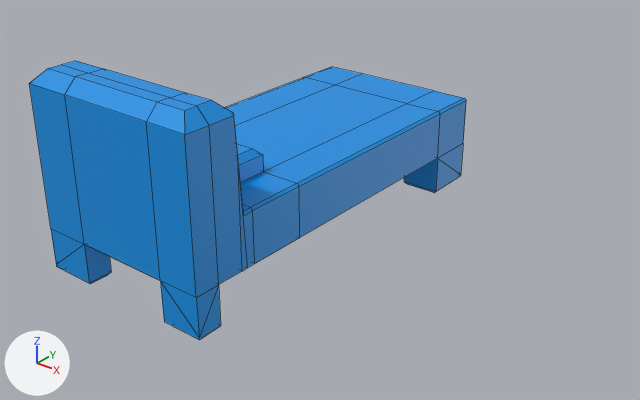
Two versions of the Blender file BlenderProject/allModels.blend, one commit apart.
Rendered twice from a 50 mm camera at (5.78, -7.69, 3.39) aimed at (0.88, -1.57, -0.41). Arrows for +X, +Y and +Z are at lower left; the lights stay in place. Mesh edges are drawn as thin lines.

Objects in the first picture: 'bed'.
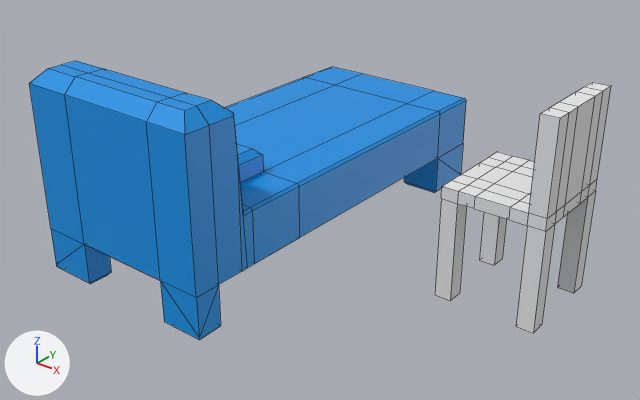
Where the change shows, as pixel boxes (x1, y1, x2, y2) in the pictures (640 x 400 px):
'Chair', added: after (435, 82, 611, 333)

The edits, one by one:
Material 'wood_2' (mat_wood_2) is new.
Its base color is (0.8, 0.8, 0.8) (white #e7e7e7).
Its roughness is 1.0.
Its specular ior level is 0.0.
Mesh me_立方体_001 is new.
It has 100 vertices, 99 faces and spans x -1.1..0.9, y -1.0..1.0, z -2.14..1.83.
It uses material mat_wood_2 (its picture is missing).
Object 'Chair' (ob_chair) is new; it shows me_立方体_001.
Its location is (2.699, -0.89, 0.0).
Its scale is (0.509, 0.509, 0.509).
